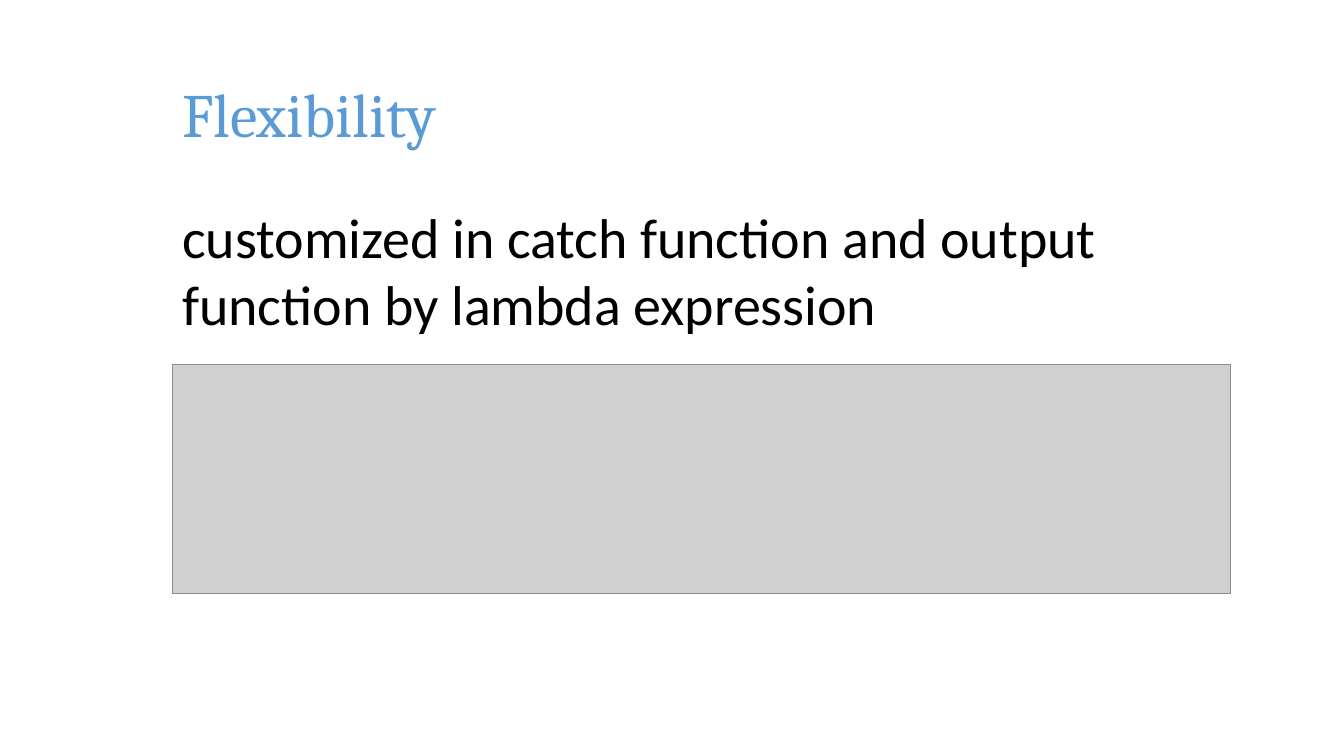
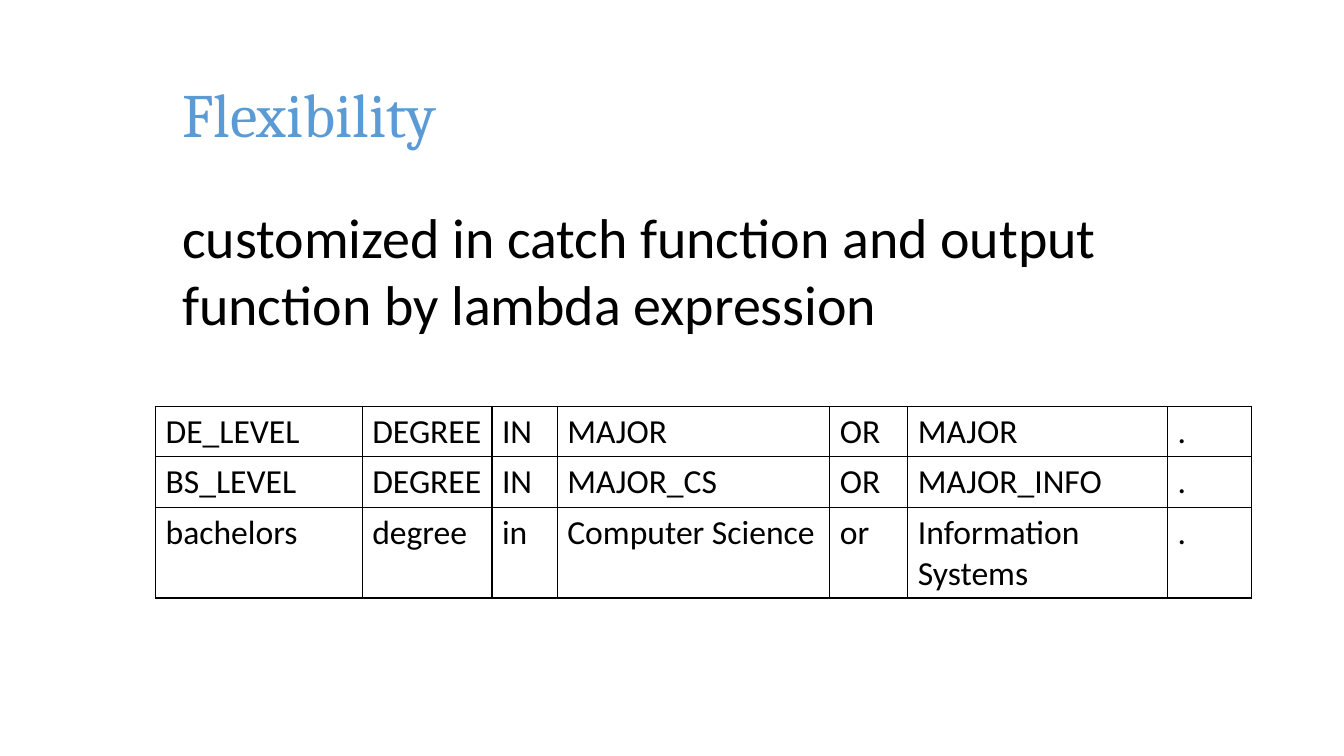
Before and after one commit to pkushiqiang/thesis, a slide deck: slide 28 of media/JobFinder.pptx (slide 26 before the commit). Drawn at 1344x756 pixels with LibreOffice and Linux fonts; fonts in the diff are those of the drawing; grey boxes stand for pictures; background and template pictures are left out. Boxes give left, top, right and bottom in pixels: in the first picture for what was removed or moved away, otherwise in the second. Text is boxed around its words. In the diff, an @@ line names an element or a change of style, - is before the commit and + after.

```diff
--- a/media/JobFinder.pptx
+++ b/media/JobFinder.pptx
@@ picture removed at (172, 365, 1231, 594) @@
@@ table added at (155, 406, 1251, 598), 3 rows, 7 columns @@
+DE_LEVEL | DEGREE | IN | MAJOR | OR | MAJOR | .
+BS_LEVEL | DEGREE | IN | MAJOR_CS | OR | MAJOR_INFO | .
+bachelors | degree | in | Computer Science | or | Information Systems | .
```
Also in this commit, not shown: 23 other slides changed, 6 slides added, 1 slide removed.
